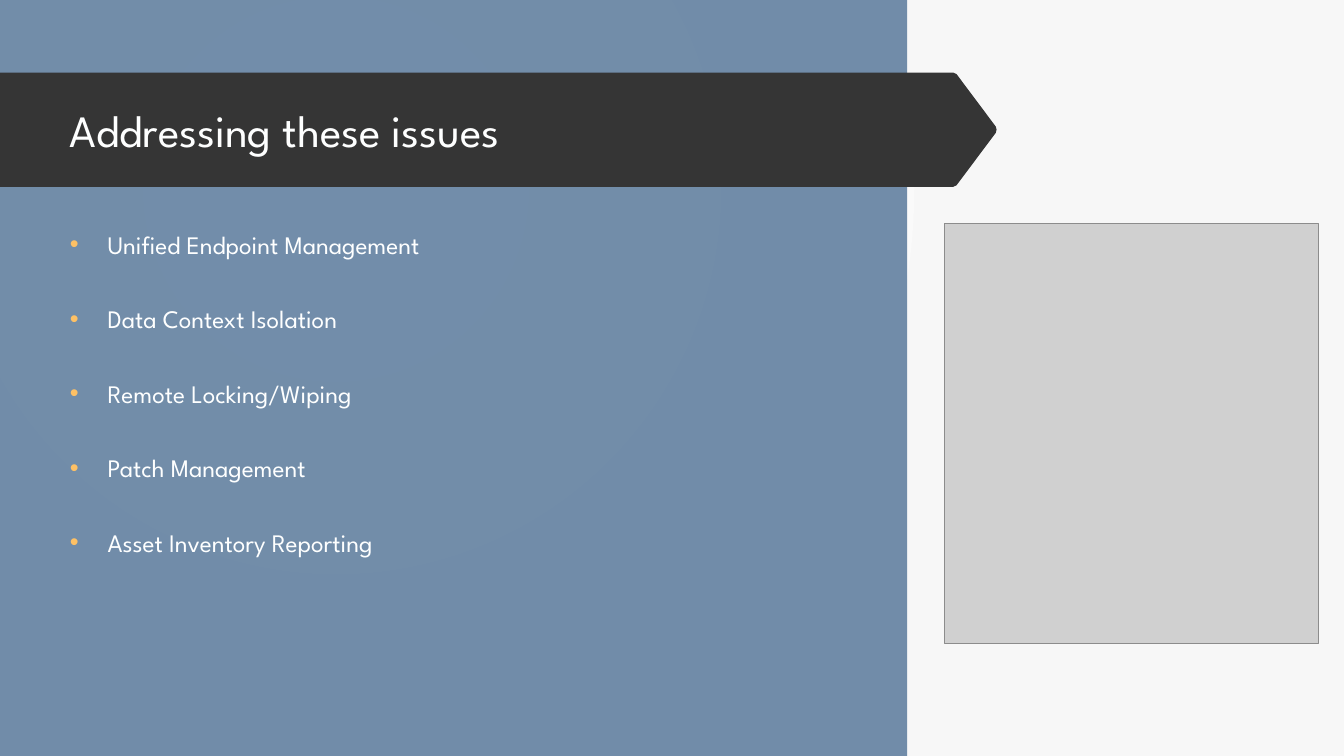
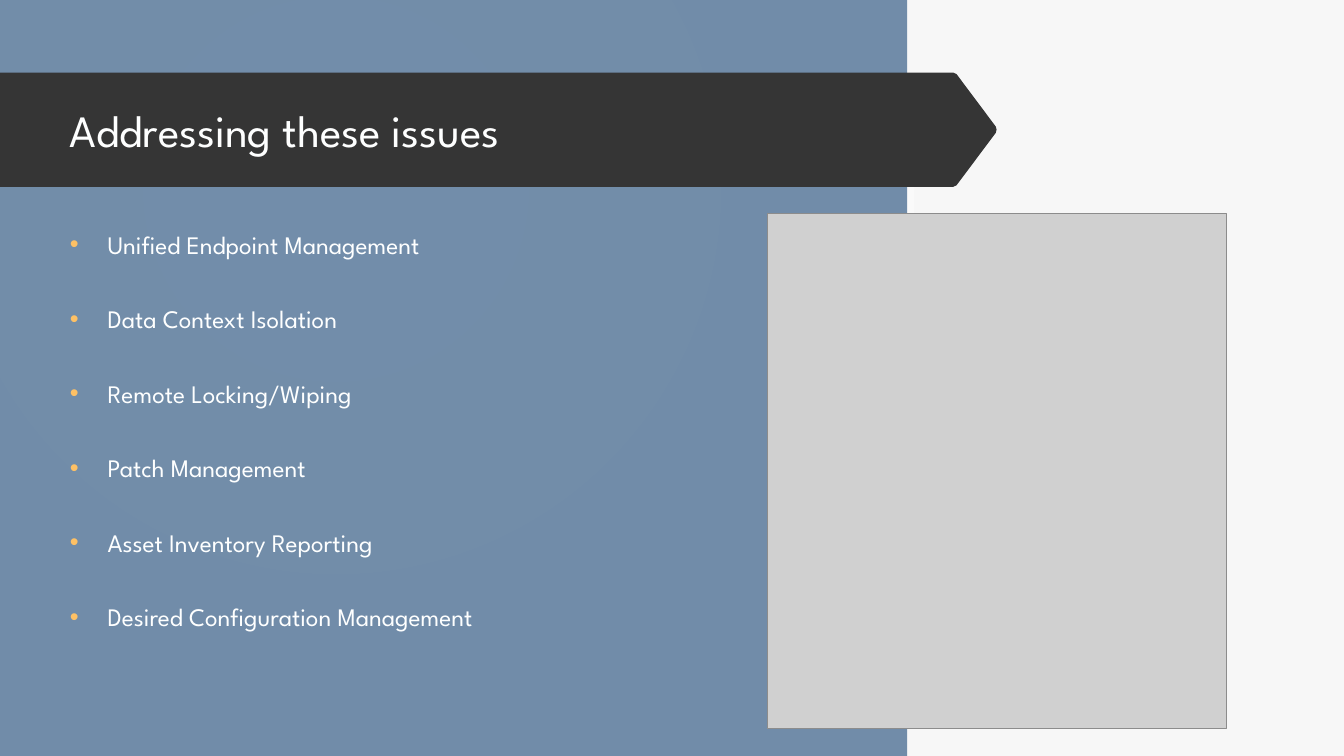
Before and after one commit to dr-natetorious/TIM-7030-Managing_Risks_and_Privacy, a slide deck: slide 10 of Week7_MasterDataMgmt/BachmeierNTIM7030-7.pptx. Drawn at 1344x756 pixels with LibreOffice and Linux fonts; fonts in the diff are those of the drawing; grey boxes stand for pictures. Boxes give left, top, right and bottom in pixels: in the first picture for what was removed or moved away, otherwise in the second. Text is boxed around its words. In the diff, an @@ line names an element or a change of style, - is before the commit and + after.

```diff
--- a/Week7_MasterDataMgmt/BachmeierNTIM7030-7.pptx
+++ b/Week7_MasterDataMgmt/BachmeierNTIM7030-7.pptx
@@ picture: place and size @@
-picture at bbox=[945, 224, 1319, 643]
+picture at bbox=[767, 214, 1227, 729]
@@ text at bbox=[108, 608, 473, 632]: paragraph added @@
+• Desired Configuration Management
```
Also in this commit, not shown: 5 other slides changed, 1 other file.
